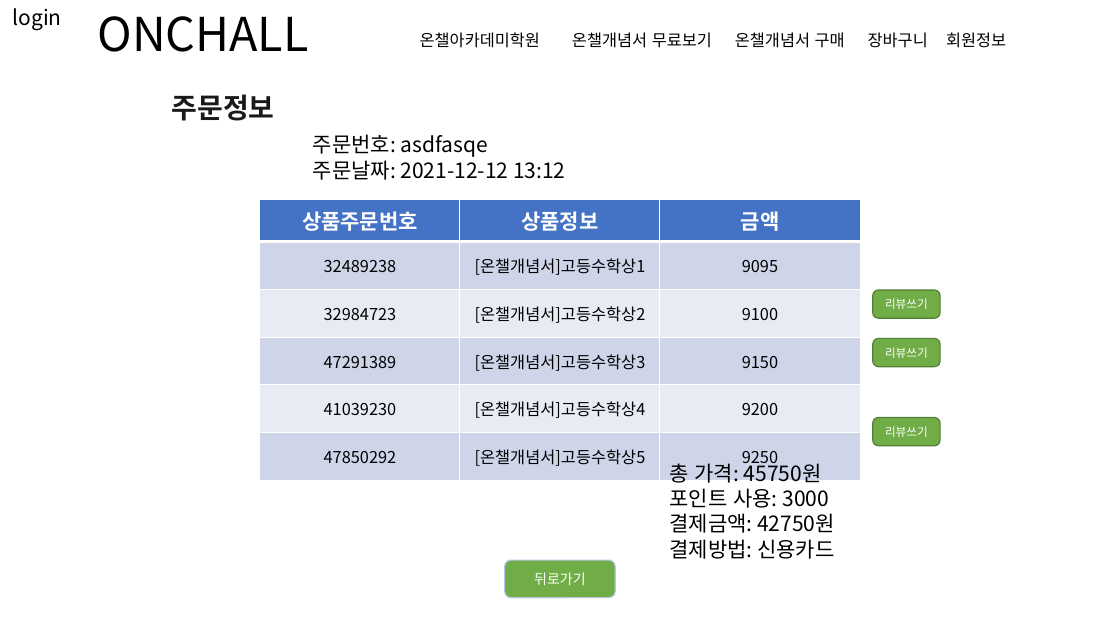
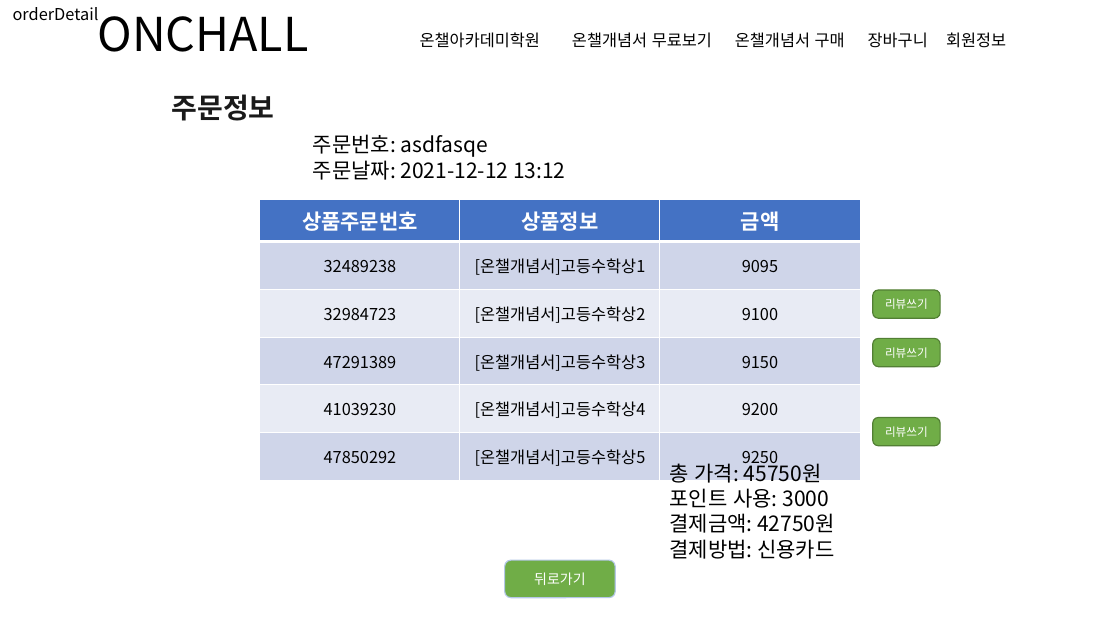
Before and after one commit to redcarrot1/Toyproject4, a slide deck: slide 11 of 프론트 디자인.pptx. Drawn at 1120x630 pixels with LibreOffice and Linux fonts; fonts in the diff are those of the drawing. Boxes give left, top, right and bottom in pixels: in the first picture for what was removed or moved away, otherwise in the second. Text is boxed around its words. In the diff, an @@ line names an element or a change of style, - is before the commit and + after.

```diff
--- a/프론트 디자인.pptx
+++ b/프론트 디자인.pptx
@@ text at bbox=[13, 7, 99, 21]: text changed; size 18 to 14 pt @@
-login
+orderDetail
```
Also in this commit, not shown: 3 other slides changed, 2 slides added, 21 other files.
